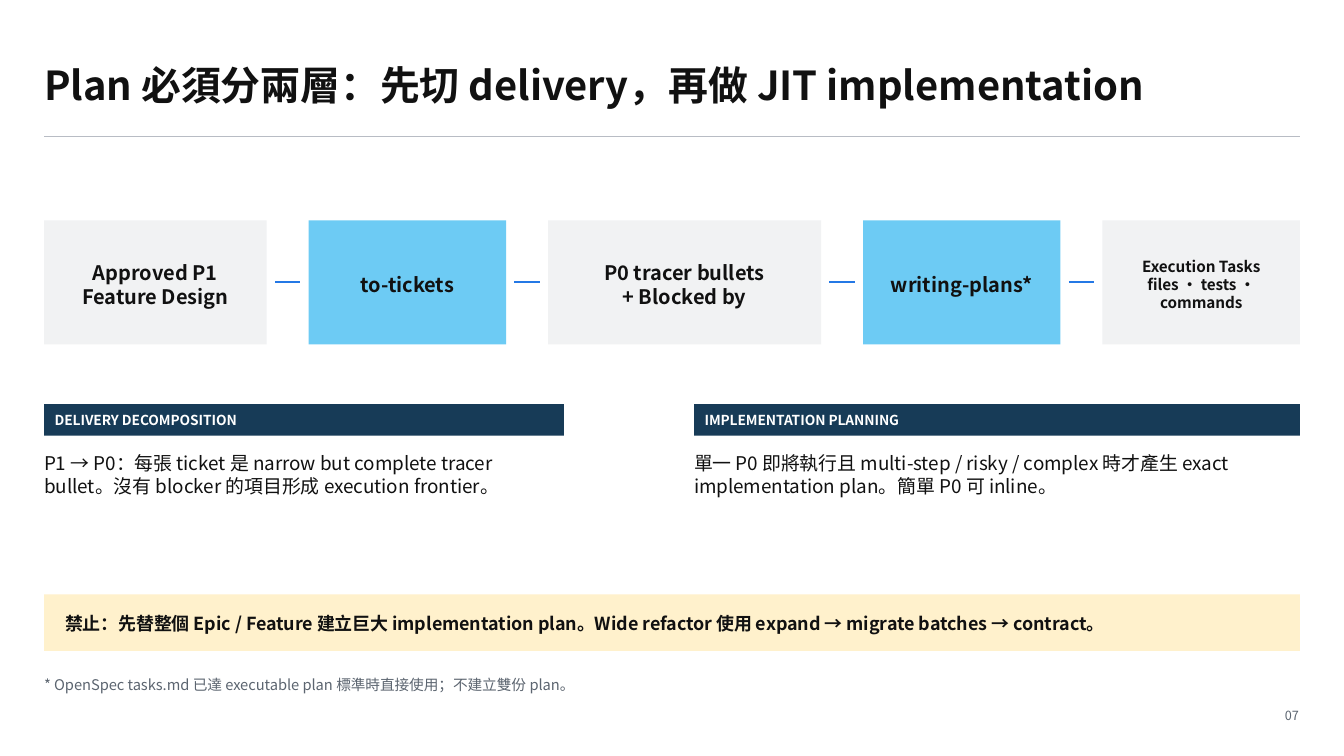
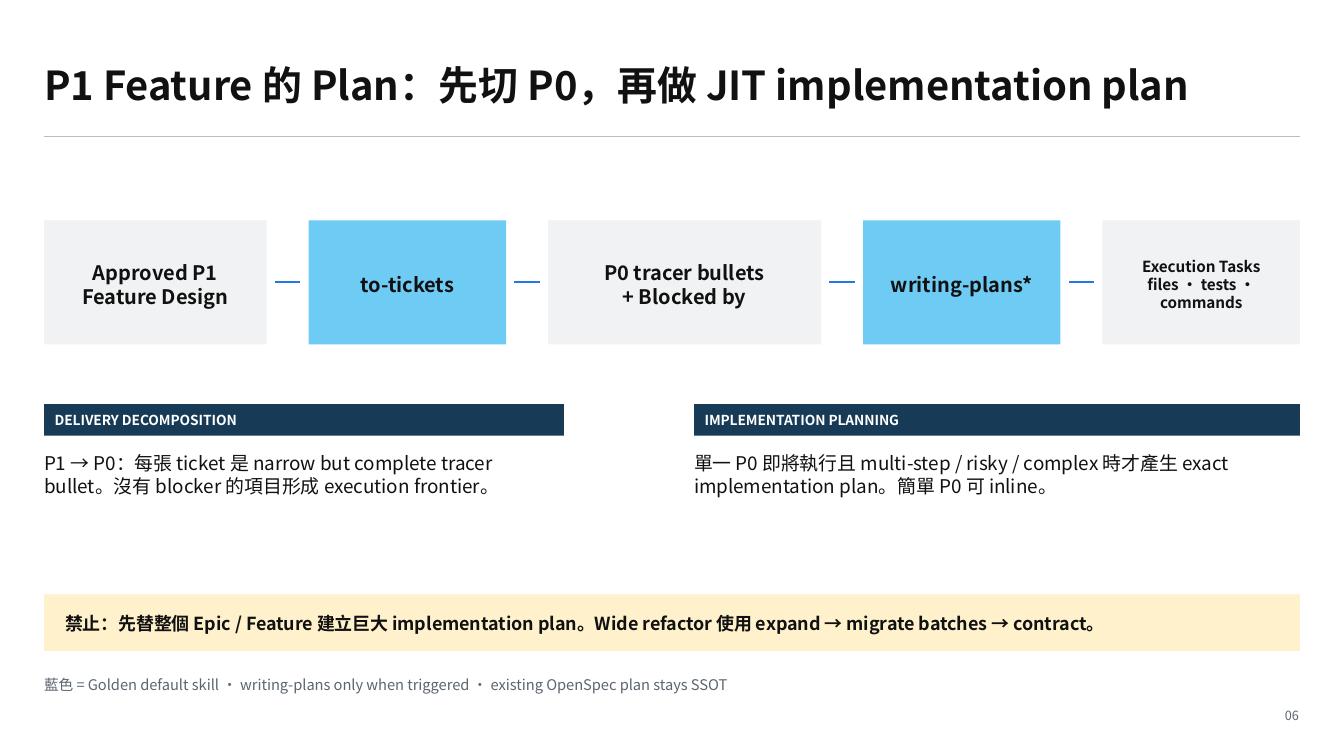
Before and after one commit to yschiang/ai_engineering, a slide deck: slide 6 of presentation/06_Training_Presentation.pptx (slide 7 before the commit). Drawn at 1344x756 pixels with LibreOffice and Linux fonts; fonts in the diff are those of the drawing. Boxes give left, top, right and bottom in pixels: in the first picture for what was removed or moved away, otherwise in the second. Text is boxed around its words. In the diff, an @@ line names an element or a change of style, - is before the commit and + after.

```diff
--- a/presentation/06_Training_Presentation.pptx
+++ b/presentation/06_Training_Presentation.pptx
@@ text at [44, 66, 1189, 109]: text changed @@
-Plan 必須分兩層：先切 delivery，再做 JIT implementation
+P1 Feature 的 Plan：先切 P0，再做 JIT implementation plan
@@ text at [44, 677, 727, 694]: text changed @@
-* OpenSpec tasks.md 已達 executable plan 標準時直接使用；不建立雙份 plan。
+藍色 = Golden default skill · writing-plans only when triggered · existing OpenSpec plan stays SSOT
@@ text at [1285, 710, 1299, 720]: text changed @@
-07
+06
```
Also in this commit, not shown: 7 other slides changed, 3 slides removed, 15 other files.
